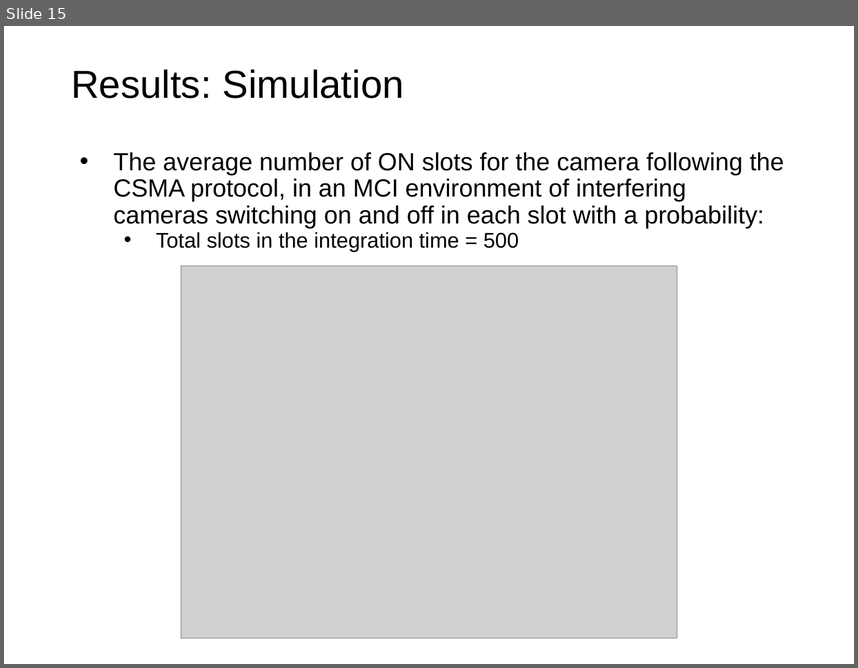
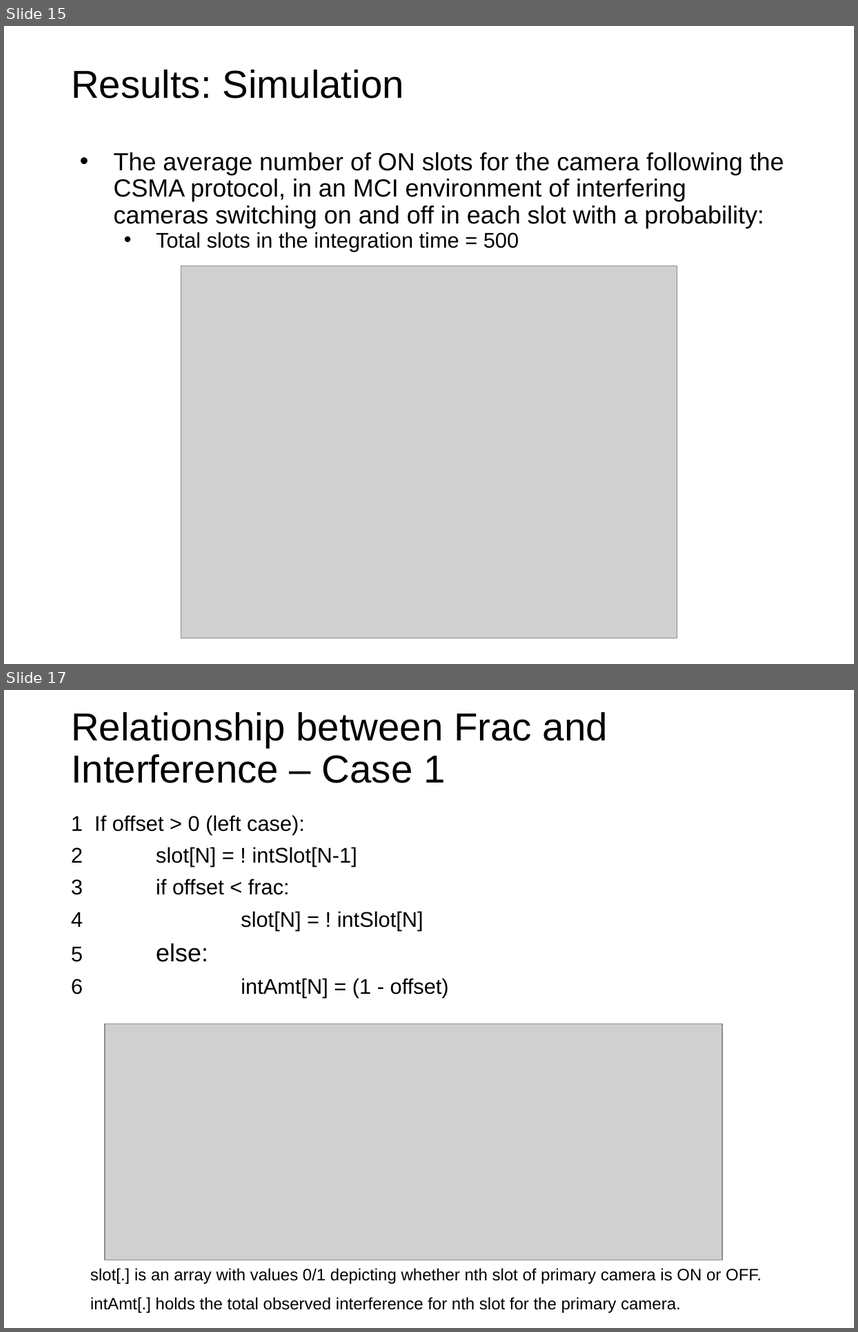
Before and after one commit to DivyanshuSaxena/Multi-Camera-Interference, a slide deck: Combating MCI using Carrier Sensing.pptx. Shown one above the other, each under a label of ours: slide 15 before the commit, slides 15 and 17 after it; the slides between them are not shown. The pictures are 858x668 and 858x1332 pixels, drawn with LibreOffice and Linux fonts; fonts in the diff are those of the drawing; grey boxes stand for pictures; background and template pictures are left out. Boxes give left, top, right and bottom in pixels: in the first picture for what was removed or moved away, otherwise in the second. Text is boxed around its words. In the diff, an @@ line names an element or a change of style, - is before the commit and + after.

```diff
--- a/Combating MCI using Carrier Sensing.pptx
+++ b/Combating MCI using Carrier Sensing.pptx
@@ slide 17 added at [4, 690, 854, 1328], background picture (left out) @@
@@ title added at [71, 712, 608, 783], 33 pt, text #000000 @@
+Relationship between Frac and Interference – Case 1
@@ text added at [71, 815, 449, 998], 18 pt, text #000000 @@
+1 If offset > 0 (left case):
+2 slot[N] = ! intSlot[N-1]
+3 if offset < frac:
+4 slot[N] = ! intSlot[N]
+5 else:
+6 intAmt[N] = (1 - offset)
@@ picture added at [105, 1023, 722, 1259] @@
@@ text added at [90, 1268, 762, 1283], 14 pt, text #000000 @@
+slot[.] is an array with values 0/1 depicting whether nth slot of primary camera is ON or OFF.
@@ text added at [90, 1297, 681, 1312], 14 pt, text #000000 @@
+intAmt[.] holds the total observed interference for nth slot for the primary camera.
```
Also in this commit, not shown: 1 slide changed, 10 other slides added, 1 other file.
